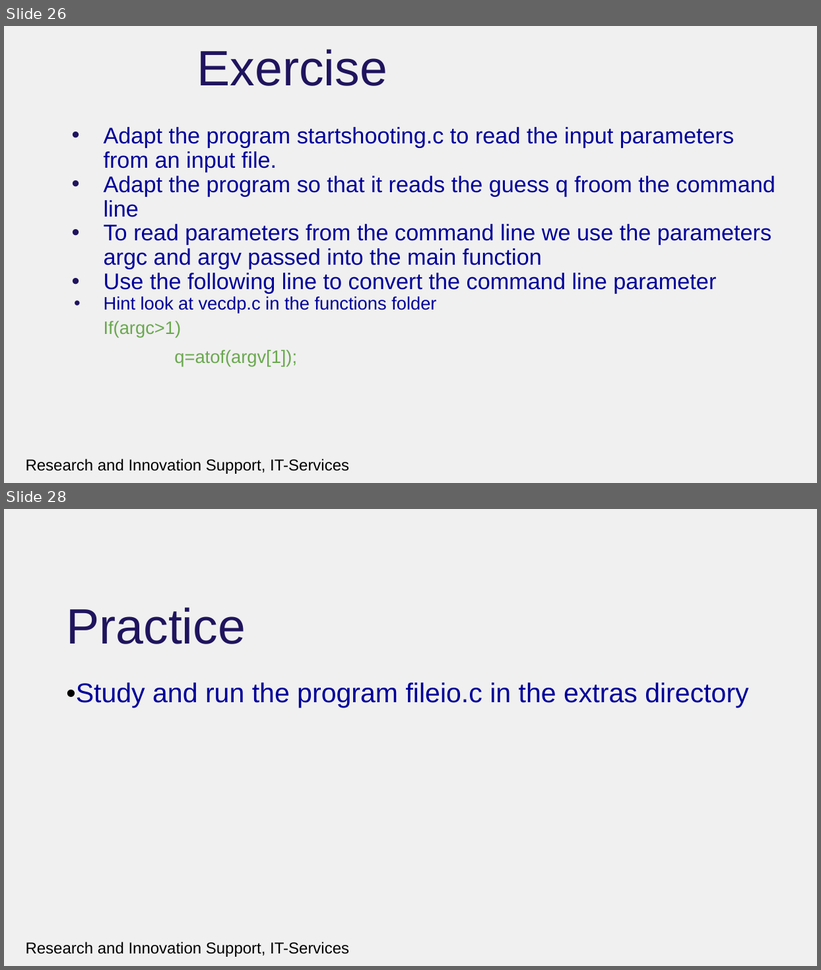
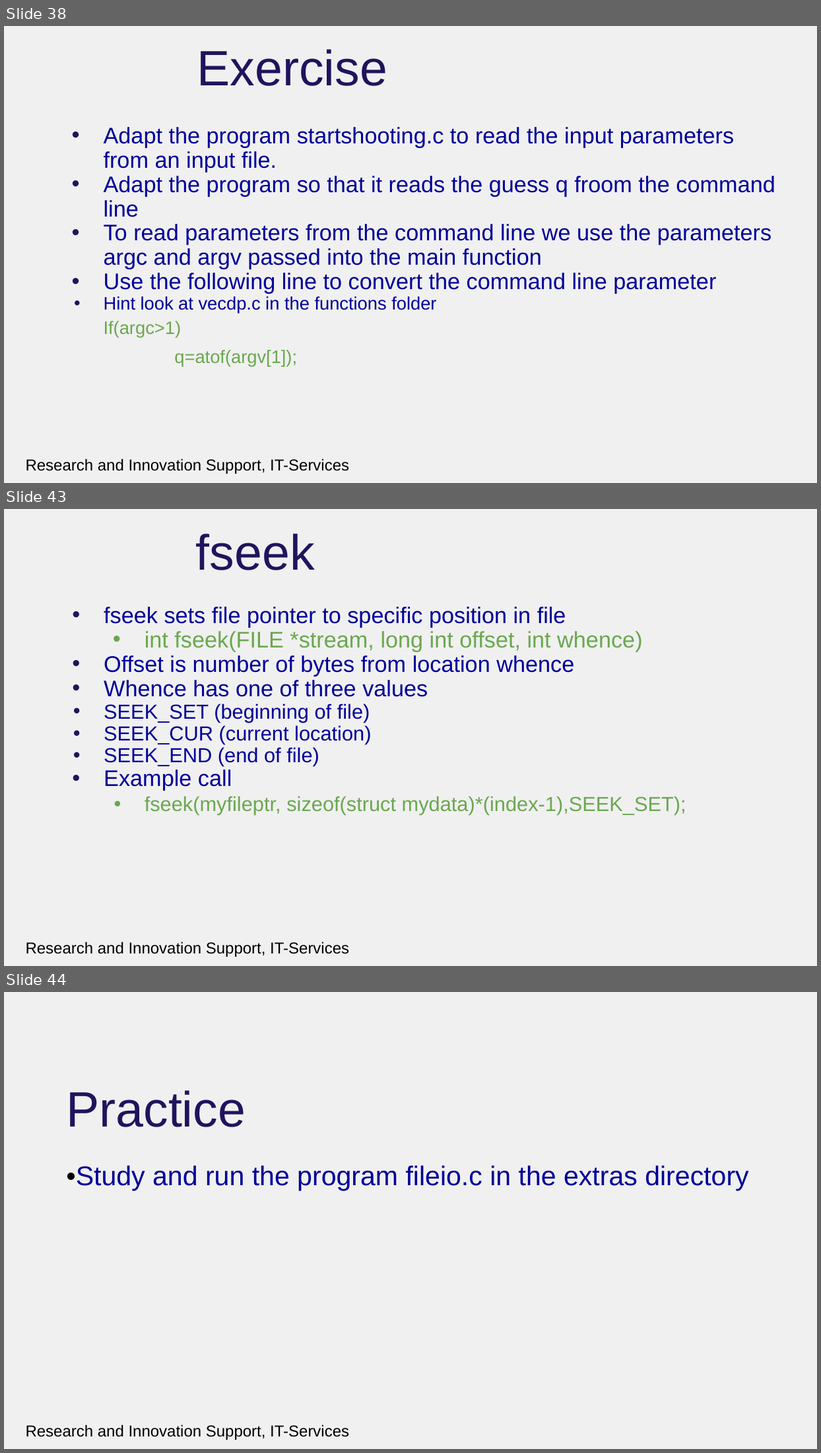
Before and after one commit to rcgsheffield/introc, a slide deck: archive/presentations/FurtherDataTypesandFileProcessing.pptx. Shown one above the other, each under a label of ours: slides 26 and 28 before the commit, slides 38, 43 and 44 after it; the slides between them are not shown. The pictures are 821x970 and 821x1453 pixels, drawn with LibreOffice and Linux fonts; fonts in the diff are those of the drawing; background and template pictures are left out. Boxes give left, top, right and bottom in pixels: in the first picture for what was removed or moved away, otherwise in the second. Text is boxed around its words. In the diff, an @@ line names an element or a change of style, - is before the commit and + after.

```diff
--- a/archive/presentations/FurtherDataTypesandFileProcessing.pptx
+++ b/archive/presentations/FurtherDataTypesandFileProcessing.pptx
@@ slide 43 added at box(4, 509, 817, 966), background #F0F0F0; not listed: 1 template element that a slide beside it also shows @@
@@ title added at box(196, 533, 315, 570), 44 pt, text #1F145D @@
+fseek
@@ text added at box(104, 607, 686, 815), 20 pt, text #000099 @@
+• fseek sets file pointer to specific position in file
+  • int fseek(FILE *stream, long int offset, int whence)
+• Offset is number of bytes from location whence
+• Whence has one of three values
+• SEEK_SET (beginning of file)
+• SEEK_CUR (current location)
+• SEEK_END (end of file)
+• Example call
+  • fseek(myfileptr, sizeof(struct mydata)*(index-1),SEEK_SET);
@@ what was slide 26 is now slide 38 @@
@@ what was slide 28 is now slide 44 @@
```
Also in this commit, not shown: 1 slide changed, 18 other slides added, 2 slides removed, 31 other files.
